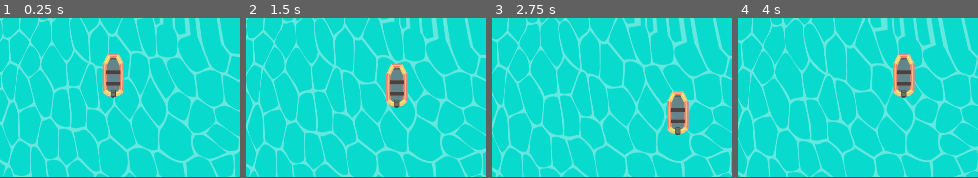
Above: before the commit, frames 1-4 (left to right).
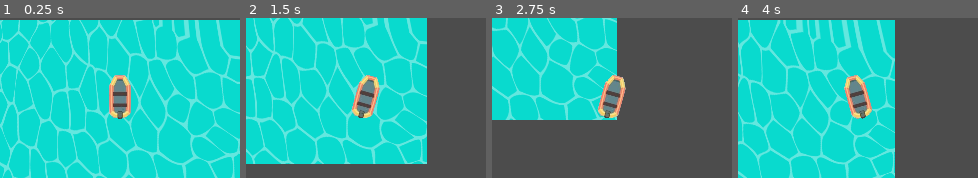
Above: after the commit, the same moments.

Repository: Maxic/KingOfRedVikings
Game: Godot game, scene res://Main.tscn
The game is run twice, just before and just after one commit, with the same random seed, the same clock (stepped at 60 frames per second) and the same inputs.
Inputs:
- Up to frame 1 (0.25 s): no input
- Up to frame 2 (1.5 s): hold Right (ui_right) 0.53-1.28 s; hold Down (ui_down) from 1.28 s (still down)
- Up to frame 3 (2.75 s): release Down (ui_down) at 2.03 s; hold Right (ui_right) from 2.03 s (still down)
- Up to frame 4 (4 s): release Right (ui_right) at 2.78 s; hold Up (ui_up) 2.78-3.53 s; hold Left (ui_left) from 3.53 s (still down)

The runs differ from the first frame. In frame 1, 24% of the frame differs, in the area x 0-100%, y 0-100%; in frame 2, 53%; in frame 3, 76%; in frame 4, 55%.

Commit message:
Some extra movement

Diff:
--- a/Main.tscn
+++ b/Main.tscn
@@ -18,20 +18,21 @@
 
 [node name="Main" type="Node2D"]
 
-[node name="Camera2D" type="Camera2D" parent="."]
-
 [node name="dingy" type="KinematicBody2D" parent="."]
 script = ExtResource( 2 )
+speed = 80
+turn_speed = 0.021
 
 [node name="dingy" type="Sprite" parent="dingy"]
-position = Vector2( 113.31, 58.5673 )
 scale = Vector2( 0.337164, 0.337164 )
 z_index = 10
 texture = ExtResource( 1 )
 
+[node name="Camera2D" type="Camera2D" parent="dingy"]
+current = true
+
 [node name="sea" type="Sprite" parent="."]
 material = SubResource( 2 )
-position = Vector2( 130.272, 123.24 )
+position = Vector2( 0.131577, 1.69442 )
 scale = Vector2( 0.378458, 0.249929 )
 texture = ExtResource( 3 )
-offset = Vector2( -25, -175 )
--- a/dingy.gd
+++ b/dingy.gd
@@ -5,6 +5,8 @@
 # var a = 2
 # var b = "text"
 export var speed = 50
+export var max_angle = 0.2617994
+export var turn_speed = 0.01
 
 
 # Called when the node enters the scene tree for the first time.
@@ -18,7 +20,20 @@
 	direction.x = Input.get_action_strength("ui_right") - Input.get_action_strength("ui_left")
 	direction.y = Input.get_action_strength("ui_down") - Input.get_action_strength("ui_up")
 
+	print("current rot: " + str(transform.get_rotation()))
+	print("calculated: " + str(calc_rotation(direction.x)))
+	rotate(calc_rotation(direction.x))
 	# Apply movement
 	var movement = speed * direction * delta
 # warning-ignore:return_value_discarded
 	move_and_collide(movement)
+
+func calc_rotation(vert_direction):
+	# Rotate towards, but never over this max_angle (0.2617994 - 15 degrees)
+	if vert_direction > 0:
+		if transform.get_rotation() >= max_angle*vert_direction:
+			return 0
+	elif vert_direction < 0:
+		if transform.get_rotation() <= max_angle*vert_direction:
+			return 0
+	return turn_speed * vert_direction
